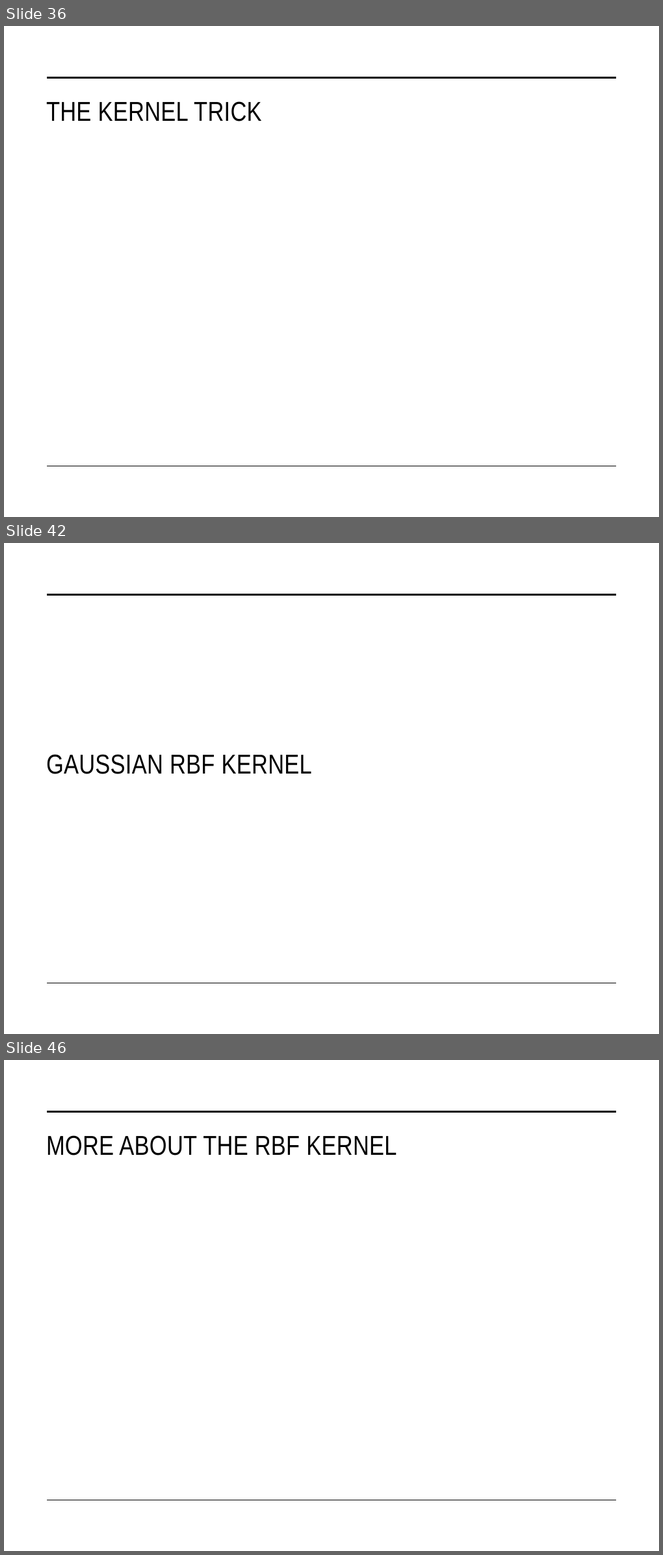
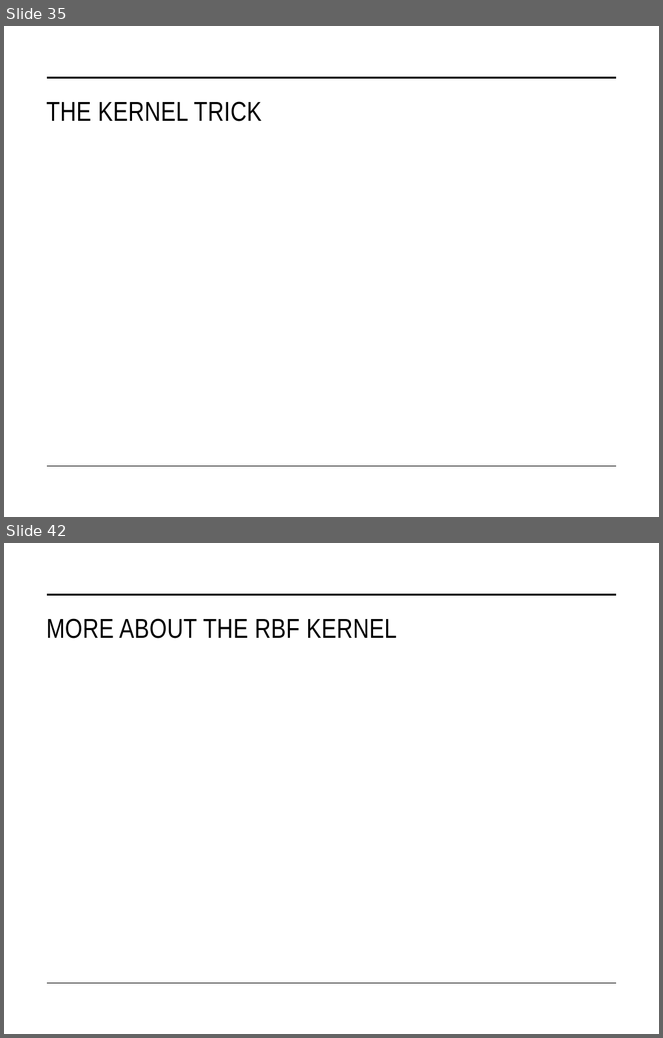
Before and after one commit to STAT-486-Fall-2026/course-content, a slide deck: slides/12-svm.pptx. Shown one above the other, each under a label of ours: slides 36, 42 and 46 before the commit, slides 35 and 42 after it; the slides between them are not shown. The pictures are 663x1555 and 663x1038 pixels, drawn with LibreOffice and Linux fonts; fonts in the diff are those of the drawing; grey boxes stand for pictures. Boxes give left, top, right and bottom in pixels: in the first picture for what was removed or moved away, otherwise in the second. Text is boxed around its words. In the diff, an @@ line names an element or a change of style, - is before the commit and + after.

```diff
--- a/slides/12-svm.pptx
+++ b/slides/12-svm.pptx
@@ slide 42 removed at bbox=[4, 543, 659, 1034], background #FFFFFF; not listed: 2 template elements that a slide beside it also shows @@
@@ title removed at bbox=[46, 754, 312, 774] @@
-GAUSSIAN RBF KERNEL
@@ what was slide 36 is now slide 35 @@
@@ what was slide 46 is now slide 42 @@
```
Also in this commit, not shown: 9 slides changed, 1 other slide removed, 1 other file.
